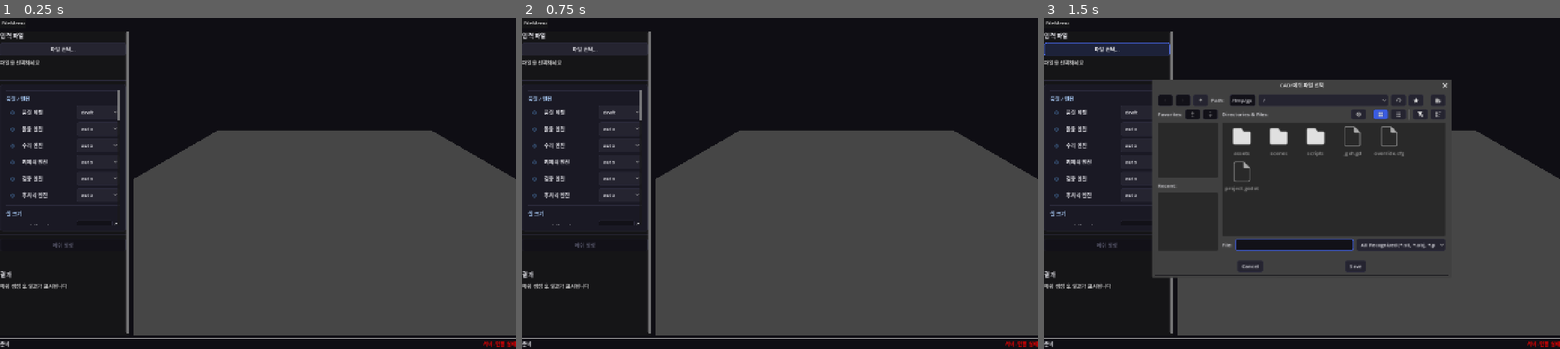
Above: before the commit, frames 1-3 (left to right).
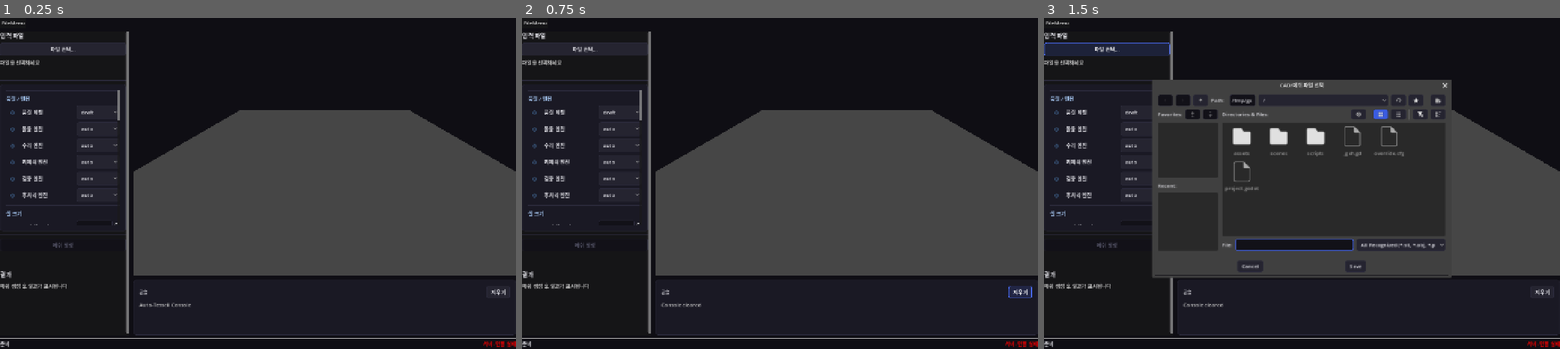
Above: after the commit, the same moments.

Repository: younglin90/AutoTessell
Game: Godot game, scene res://scenes/main.tscn
The game is run twice, just before and just after one commit, with the same random seed, the same clock (stepped at 60 frames per second) and the same inputs.
Inputs (mouse positions are in pixels of both pictures, inside the frame that each line leads up to):
- Up to frame 1 (0.25 s): no input
- Up to frame 2 (0.75 s): click (1022, 292) at 0.5 s, where only the run after the commit has a clickable "지우기"
- Up to frame 3 (1.5 s): click "파일 선택..." at 1.25 s

The runs differ from the first frame. In frame 1, 16% of the frame differs, in the area x 25-100%, y 27-96%; in frame 2, 17%; in frame 3, 14%.

Commit message:
feat: console log panel in GUI for real-time debugging

Diff:
--- a/godot/scenes/main.tscn
+++ b/godot/scenes/main.tscn
@@ -140,35 +140,68 @@
 text = "[color=gray]메쉬 생성 후 결과가 표시됩니다[/color]"
 fit_content = true
 
-[node name="ViewerContainer" type="SubViewportContainer" parent="VBoxContainer/HSplitContainer"]
-layout_mode = 2
-size_flags_horizontal = 3
+[node name="RightPanel" type="VSplitContainer" parent="VBoxContainer/HSplitContainer"]
+layout_mode = 2
+size_flags_horizontal = 3
+split_offset = -150
+
+[node name="ViewerContainer" type="SubViewportContainer" parent="VBoxContainer/HSplitContainer/RightPanel"]
+layout_mode = 2
+size_flags_vertical = 3
 stretch = true
 
-[node name="SubViewport" type="SubViewport" parent="VBoxContainer/HSplitContainer/ViewerContainer"]
+[node name="SubViewport" type="SubViewport" parent="VBoxContainer/HSplitContainer/RightPanel/ViewerContainer"]
 handle_input_locally = true
 size = Vector2i(800, 600)
 render_target_update_mode = 4
 
-[node name="MeshViewer" type="Node3D" parent="VBoxContainer/HSplitContainer/ViewerContainer/SubViewport"]
+[node name="MeshViewer" type="Node3D" parent="VBoxContainer/HSplitContainer/RightPanel/ViewerContainer/SubViewport"]
 script = ExtResource("2")
 
-[node name="Camera3D" type="Camera3D" parent="VBoxContainer/HSplitContainer/ViewerContainer/SubViewport/MeshViewer"]
+[node name="Camera3D" type="Camera3D" parent="VBoxContainer/HSplitContainer/RightPanel/ViewerContainer/SubViewport/MeshViewer"]
 transform = Transform3D(1, 0, 0, 0, 0.866, 0.5, 0, -0.5, 0.866, 0, 2, 3)
 
-[node name="DirectionalLight3D" type="DirectionalLight3D" parent="VBoxContainer/HSplitContainer/ViewerContainer/SubViewport/MeshViewer"]
+[node name="DirectionalLight3D" type="DirectionalLight3D" parent="VBoxContainer/HSplitContainer/RightPanel/ViewerContainer/SubViewport/MeshViewer"]
 transform = Transform3D(1, 0, 0, 0, 0.707, -0.707, 0, 0.707, 0.707, 0, 5, 5)
 light_energy = 0.8
 
-[node name="AmbientLight" type="DirectionalLight3D" parent="VBoxContainer/HSplitContainer/ViewerContainer/SubViewport/MeshViewer"]
+[node name="AmbientLight" type="DirectionalLight3D" parent="VBoxContainer/HSplitContainer/RightPanel/ViewerContainer/SubViewport/MeshViewer"]
 transform = Transform3D(1, 0, 0, 0, 0.707, 0.707, 0, -0.707, 0.707, 0, -3, -3)
 light_energy = 0.3
 
-[node name="GridMesh" type="MeshInstance3D" parent="VBoxContainer/HSplitContainer/ViewerContainer/SubViewport/MeshViewer"]
+[node name="GridMesh" type="MeshInstance3D" parent="VBoxContainer/HSplitContainer/RightPanel/ViewerContainer/SubViewport/MeshViewer"]
 mesh = SubResource("PlaneMesh_grid")
 visible = true
 
-[node name="MeshInstance" type="MeshInstance3D" parent="VBoxContainer/HSplitContainer/ViewerContainer/SubViewport/MeshViewer"]
+[node name="MeshInstance" type="MeshInstance3D" parent="VBoxContainer/HSplitContainer/RightPanel/ViewerContainer/SubViewport/MeshViewer"]
+
+[node name="ConsolePanel" type="PanelContainer" parent="VBoxContainer/HSplitContainer/RightPanel"]
+layout_mode = 2
+custom_minimum_size = Vector2(0, 120)
+
+[node name="ConsoleVBox" type="VBoxContainer" parent="VBoxContainer/HSplitContainer/RightPanel/ConsolePanel"]
+layout_mode = 2
+
+[node name="ConsoleHeader" type="HBoxContainer" parent="VBoxContainer/HSplitContainer/RightPanel/ConsolePanel/ConsoleVBox"]
+layout_mode = 2
+
+[node name="ConsoleLabel" type="Label" parent="VBoxContainer/HSplitContainer/RightPanel/ConsolePanel/ConsoleVBox/ConsoleHeader"]
+layout_mode = 2
+size_flags_horizontal = 3
+text = "콘솔"
+theme_override_font_sizes/font_size = 12
+
+[node name="ClearButton" type="Button" parent="VBoxContainer/HSplitContainer/RightPanel/ConsolePanel/ConsoleVBox/ConsoleHeader"]
+layout_mode = 2
+custom_minimum_size = Vector2(50, 0)
+text = "지우기"
+
+[node name="ConsoleLog" type="RichTextLabel" parent="VBoxContainer/HSplitContainer/RightPanel/ConsolePanel/ConsoleVBox"]
+layout_mode = 2
+size_flags_vertical = 3
+bbcode_enabled = true
+scroll_following = true
+text = "[color=gray]Auto-Tessell Console[/color]"
 
 [node name="StatusBar" type="PanelContainer" parent="VBoxContainer"]
 layout_mode = 2
--- a/godot/scripts/main_ui.gd
+++ b/godot/scripts/main_ui.gd
@@ -23,8 +23,10 @@
 @onready var status_label: Label = $VBoxContainer/StatusBar/HBoxContainer/StatusLabel
 @onready var server_status: Label = $VBoxContainer/StatusBar/HBoxContainer/ServerStatus
 @onready var file_dialog: FileDialog = $FileDialog
-@onready var viewport_area: Control = $VBoxContainer/HSplitContainer/ViewerContainer if has_node("VBoxContainer/HSplitContainer/ViewerContainer") else null
-@onready var mesh_viewer = $VBoxContainer/HSplitContainer/ViewerContainer/SubViewport/MeshViewer if has_node("VBoxContainer/HSplitContainer/ViewerContainer/SubViewport/MeshViewer") else null
+@onready var viewport_area: Control = $VBoxContainer/HSplitContainer/RightPanel/ViewerContainer if has_node("VBoxContainer/HSplitContainer/RightPanel/ViewerContainer") else null
+@onready var mesh_viewer = $VBoxContainer/HSplitContainer/RightPanel/ViewerContainer/SubViewport/MeshViewer if has_node("VBoxContainer/HSplitContainer/RightPanel/ViewerContainer/SubViewport/MeshViewer") else null
+@onready var console_log: RichTextLabel = $VBoxContainer/HSplitContainer/RightPanel/ConsolePanel/ConsoleVBox/ConsoleLog if has_node("VBoxContainer/HSplitContainer/RightPanel/ConsolePanel/ConsoleVBox/ConsoleLog") else null
+@onready var clear_button: Button = $VBoxContainer/HSplitContainer/RightPanel/ConsolePanel/ConsoleVBox/ConsoleHeader/ClearButton if has_node("VBoxContainer/HSplitContainer/RightPanel/ConsolePanel/ConsoleVBox/ConsoleHeader/ClearButton") else null
 
 var _selected_file_path: String = ""
 
@@ -40,6 +42,10 @@
 	file_dialog.file_selected.connect(_on_file_selected)
 	generate_button.pressed.connect(_on_generate_pressed)
 	stop_button.pressed.connect(_on_stop_pressed)
+	if clear_button:
+		clear_button.pressed.connect(func() -> void:
+			if console_log: console_log.text = "[color=gray]Console cleared[/color]\n"
+		)
 
 	# WebSocket 시그널
 	WebSocketClient.upload_completed.connect(_on_upload_completed)
@@ -57,12 +63,14 @@
 	BackendLauncher.backend_started.connect(func() -> void:
 		server_status.text = "서버: 시작됨"
 		server_status.add_theme_color_override("font_color", Color.GREEN)
+		_log("백엔드 서버 시작됨", "success")
 		_check_server()
 	)
 	BackendLauncher.backend_failed.connect(func(reason: String) -> void:
 		server_status.text = "서버: 시작 실패"
 		server_status.add_theme_color_override("font_color", Color.RED)
 		status_label.text = reason
+		_log("백엔드 서버 시작 실패: %s" % reason, "error")
 	)
 
 	# 서버 헬스 체크
@@ -131,6 +139,7 @@
 func _on_file_selected(path: String) -> void:
 	_selected_file_path = path
 	var file_name := path.get_file()
+	_log("파일 선택: %s" % file_name)
 	var file_ext := path.get_extension().to_upper()
 
 	file_info.text = "[b]%s[/b]\n[color=gray]%s | %s[/color]" % [
@@ -168,11 +177,13 @@
 	AppState.current_state = AppState.State.UPLOADING
 
 	# 파일 업로드
+	_log("업로드 시작: %s" % _selected_file_path.get_file())
 	WebSocketClient.upload_file(_selected_file_path)
 
 
 func _on_stop_pressed() -> void:
 	"""메쉬 생성 강제 중지."""
+	_log("사용자가 메쉬 생성을 중지했습니다", "warn")
 	WebSocketClient.disconnect_ws()
 	_reset_ui_after_stop()
 	status_label.text = "사용자에 의해 중지됨"
@@ -192,6 +203,7 @@
 	AppState.current_job_id = job_id
 	AppState.current_state = AppState.State.MESHING
 	progress_label.text = "메쉬 생성 시작..."
+	_log("업로드 완료. Job ID: %s" % job_id, "success")
 
 	# ParamsPanel에서 모든 파라미터를 가져와 WebSocket으로 전달
 	if params_panel and params_panel.has_method("get_ws_start_payload"):
@@ -215,14 +227,18 @@
 	progress_bar.value = progress * 100
 	progress_label.text = message
 	status_label.text = "[%s] %s" % [stage, message]
+	_log("[%.0f%%] %s: %s" % [progress * 100, stage, message])
 
 
 func _on_strategy_received(tier: String, quality: String, cell_size: float) -> void:
 	status_label.text = "전략: %s (cell_size=%.4f)" % [tier, cell_size]
+	_log("전략 수립: tier=%s, quality=%s, cell_size=%.4f" % [tier, quality, cell_size], "info")
 
 
 func _on_evaluation_received(iteration: int, verdict: String, cells: int, non_ortho: float) -> void:
 	status_label.text = "평가 #%d: %s (cells=%d, non-ortho=%.1f°)" % [iteration, verdict, cells, non_ortho]
+	var level := "success" if "PASS" in verdict else "error"
+	_log("평가 #%d: %s | cells=%d | non-ortho=%.1f°" % [iteration, verdict, cells, non_ortho], level)
 
 
 func _on_mesh_completed(success: bool, data: Dictionary) -> void:
@@ -230,6 +246,10 @@
 	generate_button.disabled = false
 	stop_button.visible = false
 	AppState.last_result = data
+	if success:
+		_log("메쉬 생성 완료: %s | %d cells" % [data.get("verdict", ""), data.get("cells", 0)], "success")
+	else:
+		_log("메쉬 생성 실패: %s" % data.get("message", "unknown"), "error")
 
 	if success:
 		AppState.current_state = AppState.State.COMPLETED
@@ -263,6 +283,7 @@
 func _on_error(message: String) -> void:
 	result_info.text = "[b][color=red]오류[/color][/b]\n\n%s" % message
 	progress_label.text = "오류 발생"
+	_log("오류: %s" % message, "error")
 	generate_button.disabled = false
 	stop_button.visible = false
 	progress_bar.visible = false
@@ -323,3 +344,24 @@
 			result += ","
 		result += s[i]
 	return result
+
+
+# -----------------------------------------------------------------------
+# Console logging
+# -----------------------------------------------------------------------
+func _log(message: String, level: String = "info") -> void:
+	"""콘솔 패널에 로그 메시지 추가."""
+	if console_log == null:
+		return
+	var color := "white"
+	var prefix := ""
+	match level:
+		"info":    color = "#b0b8c8"; prefix = "INFO"
+		"success": color = "#4ade80"; prefix = " OK "
+		"warn":    color = "#fbbf24"; prefix = "WARN"
+		"error":   color = "#f87171"; prefix = "ERR "
+		"debug":   color = "#8888a0"; prefix = "DBG "
+	var timestamp := Time.get_time_string_from_system()
+	console_log.append_text(
+		"[color=#555568]%s[/color] [color=%s][%s][/color] %s\n" % [timestamp, color, prefix, message]
+	)
